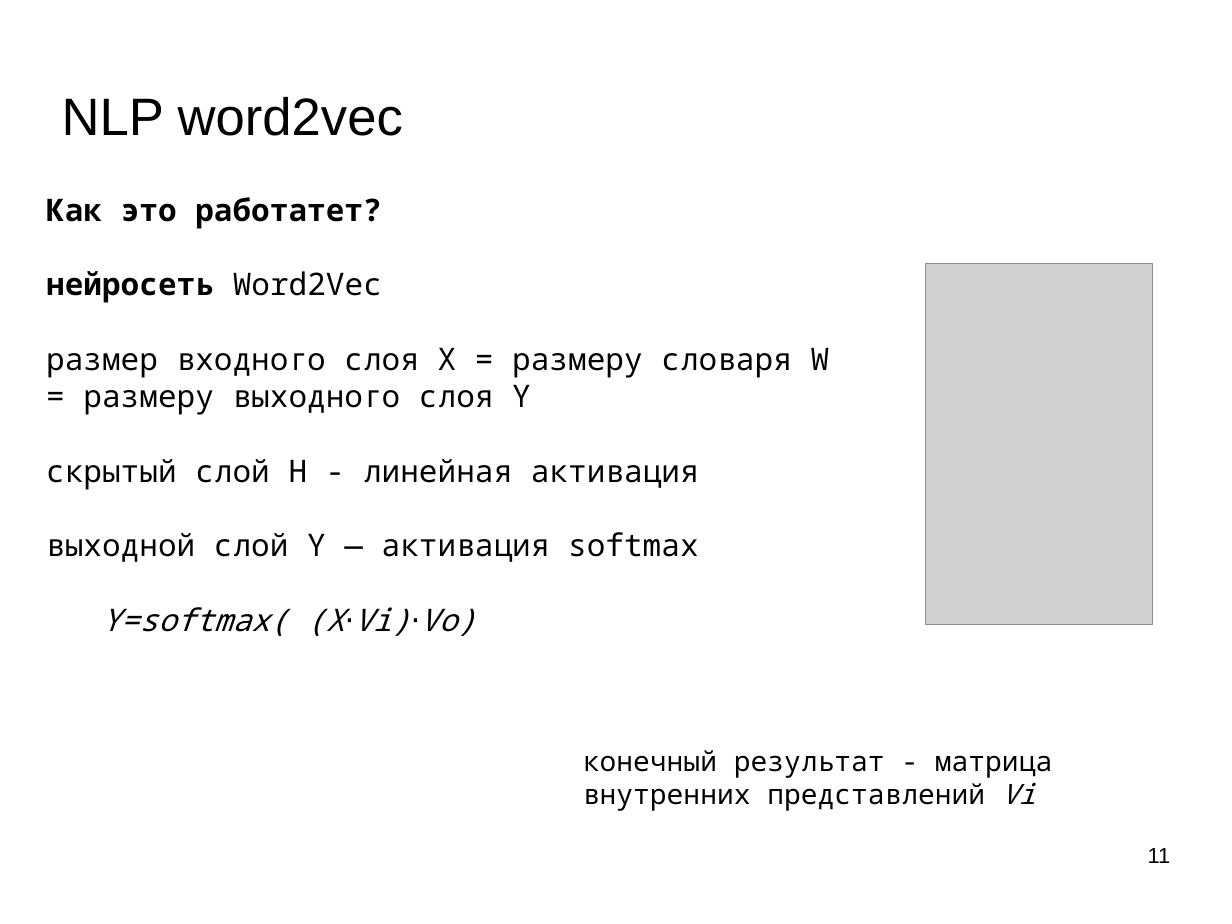
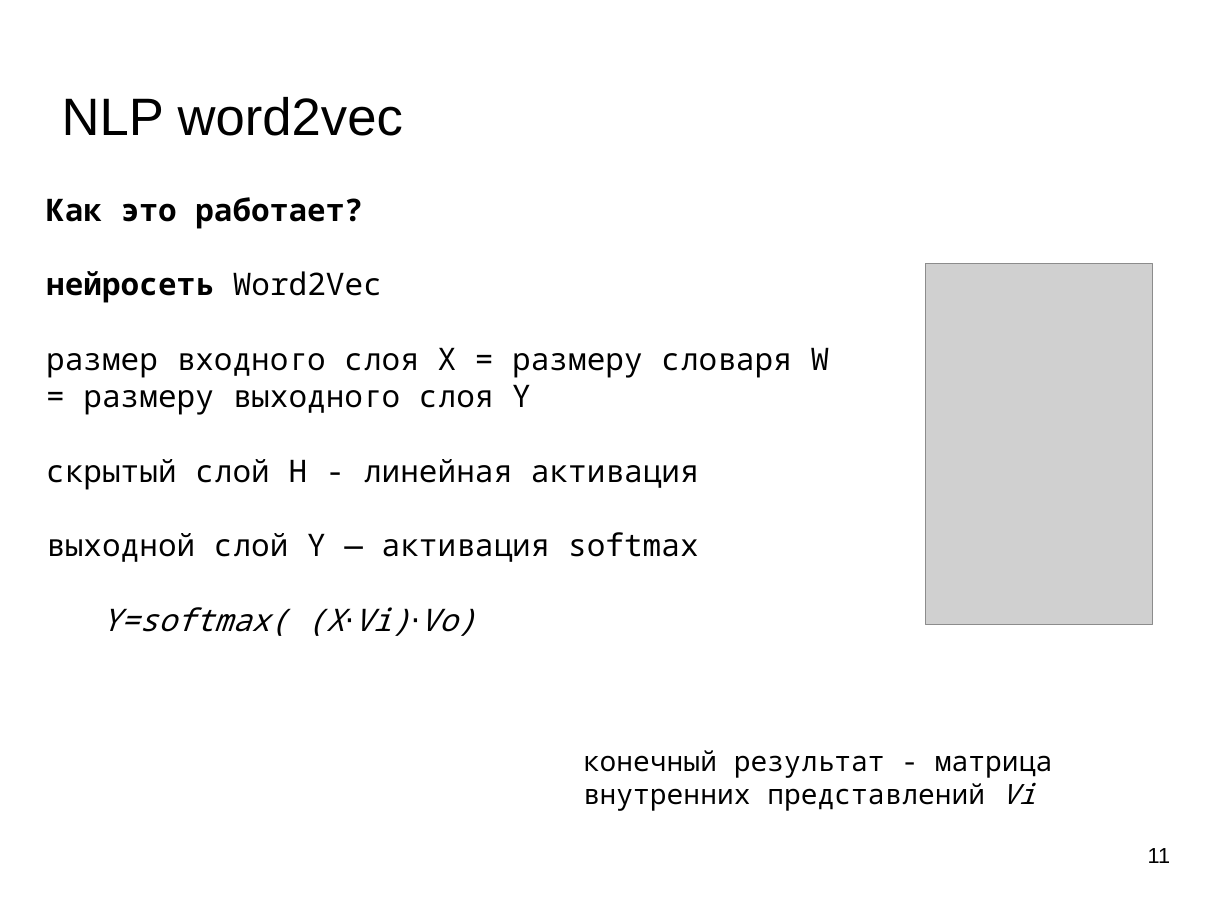
Before and after one commit to mechanoid5/ml_nlp_2022, a slide deck: slide 11 of 03-word2vec.odp. Drawn at 1232x924 pixels with LibreOffice and Linux fonts; fonts in the diff are those of the drawing; grey boxes stand for pictures; background and template pictures are left out. Boxes give left, top, right and bottom in pixels: in the first picture for what was removed or moved away, otherwise in the second. Text is boxed around its words. In the diff, an @@ line names an element or a change of style, - is before the commit and + after.

```diff
--- a/03-word2vec.odp
+++ b/03-word2vec.odp
@@ text at bbox=[46, 197, 363, 229]: text changed @@
-Как это работатет?
+Как это работает?
```
Also in this commit, not shown: 3 other slides changed, 3 other files.
